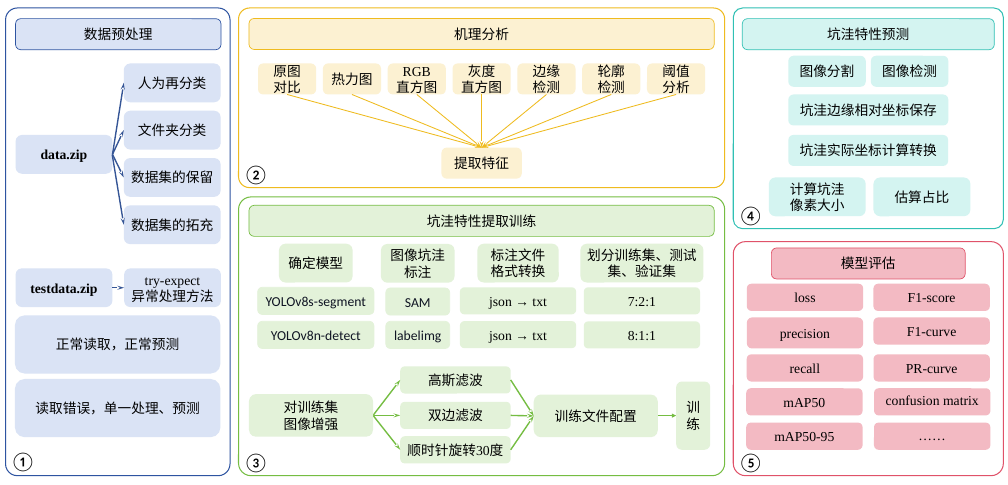
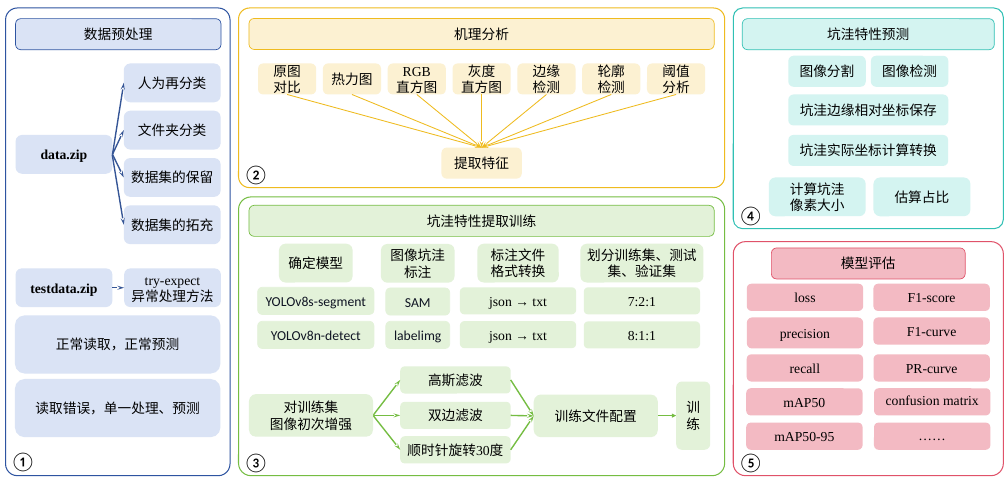
Before and after one commit to Miraitowa-Serein/2023MathorCupBigData-S-Article, a slide deck: slide 1 of Figures/素材/流程图-复赛.pptx. Drawn at 1008x485 pixels with LibreOffice and Linux fonts; fonts in the diff are those of the drawing. Boxes give left, top, right and bottom in pixels: in the first picture for what was removed or moved away, otherwise in the second. Text is boxed around its words. In the diff, an @@ line names an element or a change of style, - is before the commit and + after.

```diff
--- a/Figures/素材/流程图-复赛.pptx
+++ b/Figures/素材/流程图-复赛.pptx
@@ text in rounded rectangle at (270,417,352,430): text changed @@
-图像增强
+图像初次增强
```
Also in this commit, not shown: 46 other files.
